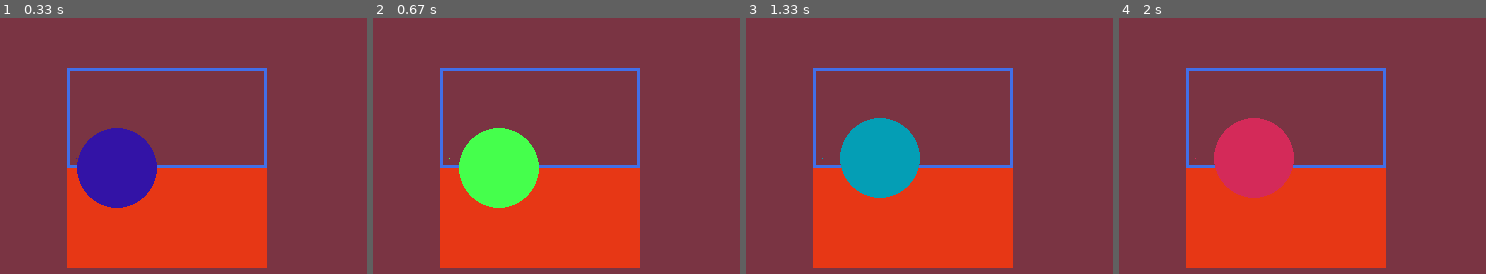
Above: before the commit, frames 1-4 (left to right).
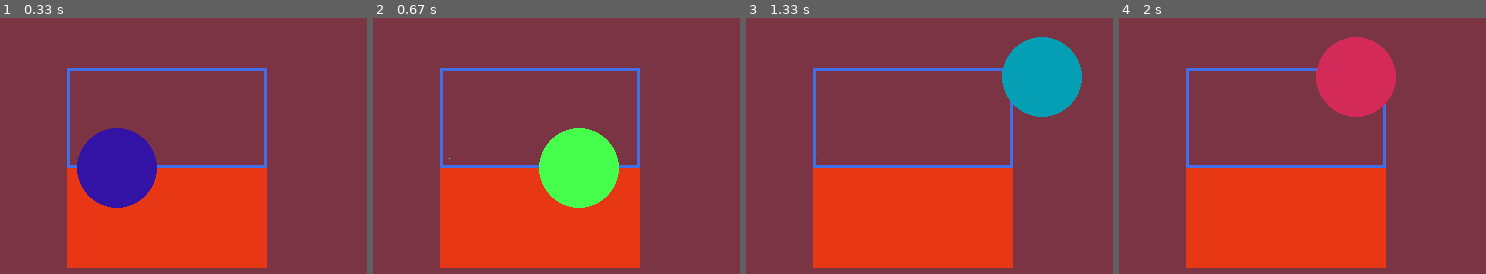
Above: after the commit, the same moments.

Repository: moeg100/randomCode
Game: pygame game, started from pyGameBasic.py
Two runs of this game, one before a commit and one after it. Both use one fixed random seed, a clock stepped at 60 frames per second and the inputs below.
Inputs:
- Up to frame 1 (0.33 s): no input
- Up to frame 2 (0.67 s): hold D from 0.33 s (still down)
- Up to frame 3 (1.33 s): release D at 0.8 s; hold W 0.83-1.13 s; hold D from 1.17 s (still down)
- Up to frame 4 (2 s): release D at 1.63 s; hold A from 1.67 s (still down)

Frame 1 is identical in both runs. In frame 2, 11% of the frame differs, in the area x 23-68%, y 42-75%; in frame 3, 11%; in frame 4, 11%.

Commit message:
Refactor constants and improve player movement

Diff:
--- a/pyGameBasic.py
+++ b/pyGameBasic.py
@@ -6,8 +6,17 @@
 
 pygame.init()
 
+SCREEN_WIDTH, SCREEN_HEIGHT = 500, 300
+PLAYER_SPEED = 300
+RECT_POS = (200, 150)
+RECT_SIZE = (200, 100)
+FPS = 30
+BG_COLOR = (122, 52, 67)
+RECT_COLOR = (231, 55, 21)
+TARGET_COLOR = (66, 111, 232)
 
-size = w, h, = 500, 300
+
+size = SCREEN_WIDTH, SCREEN_HEIGHT
 
 screen = pygame.display.set_mode(size)
 
@@ -18,7 +27,9 @@
 
 
 
-player_pos = pygame.Vector2(screen.get_width() / 2, screen.get_height() / 2)
+player_pos = pygame.Vector2(SCREEN_WIDTH / 2, SCREEN_HEIGHT / 2)
+target_rect = pygame.Rect(200, 50, 200, 100)
+
 
 running = True
 while running:
@@ -30,14 +41,13 @@
     for event in pygame.event.get():
         if event.type == pygame.QUIT: running = False
 
-    screen.fill((122, 52, 67))
+    screen.fill(BG_COLOR)
 
 
     # Render start here
 
-    pygame.draw.rect(screen, (231, 55, 21), (200, 150, 200, 100))
-    target_rect = pygame.Rect(200, 50, 200, 100)
-    pygame.draw.rect(screen, (66, 111, 232), target_rect, width=3)
+    pygame.draw.rect(screen, RECT_COLOR, (200, 150, 200, 100))
+    pygame.draw.rect(screen, TARGET_COLOR, target_rect, width=3)
 
     pygame.draw.circle(screen, (numRandom, numRandom2, numRandom3), player_pos, 40)
 
@@ -47,21 +57,25 @@
     keys = pygame.key.get_pressed()
 
     if keys[pygame.K_w]:
-        player_pos.y -= 300 * dt
+        player_pos.y -= PLAYER_SPEED * dt
     if keys[pygame.K_s]:
-        player_pos.y += 300 * dt
+        player_pos.y += PLAYER_SPEED * dt
     if keys[pygame.K_a]:
-        player_pos.x -= 300 * dt
+        player_pos.x -= PLAYER_SPEED * dt
     if keys[pygame.K_d]:
-        player_pos.x += 300 * dt
+        player_pos.x += PLAYER_SPEED * dt
 
+
+    player_pos.x = max(40, min(SCREEN_WIDTH - 40, player_pos.x))
+    player_pos.y = max(40, min(SCREEN_HEIGHT - 40, player_pos.y))
 
     if target_rect.collidepoint(player_pos):
         print("something is colliding")
     print(player_pos)
 
     pygame.display.flip()
-    dt = clock.tick(30) / 10000
+
+    dt = clock.tick(FPS) / 1000
 
 
 
